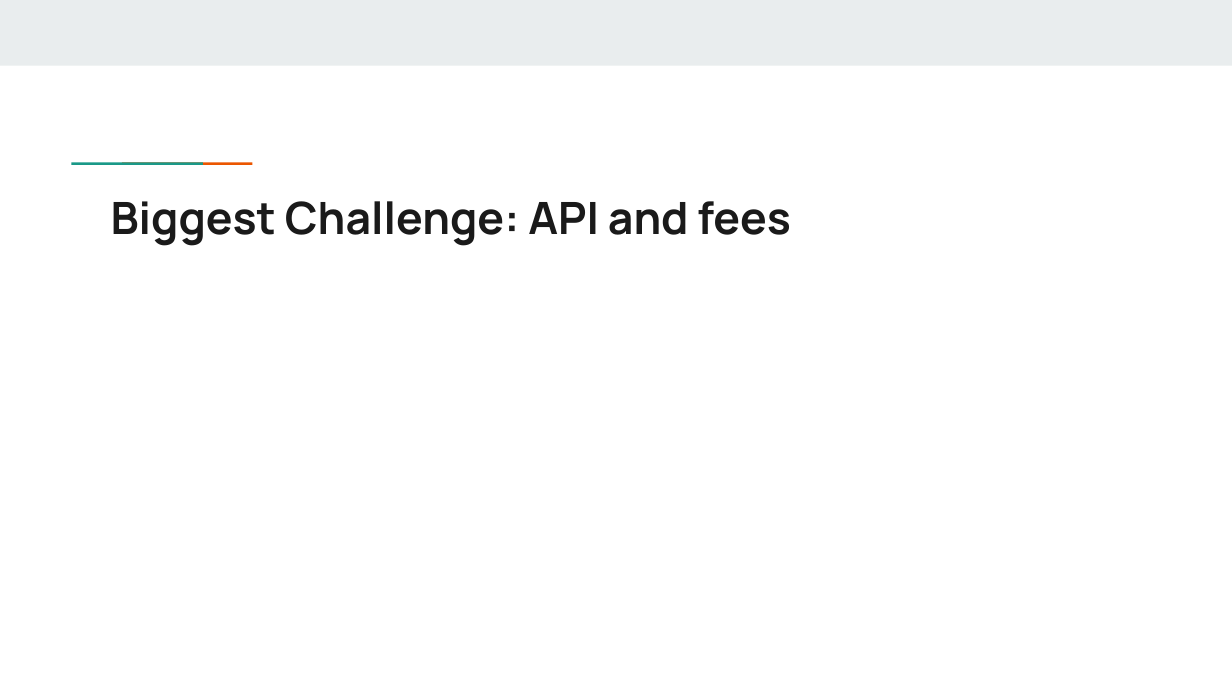
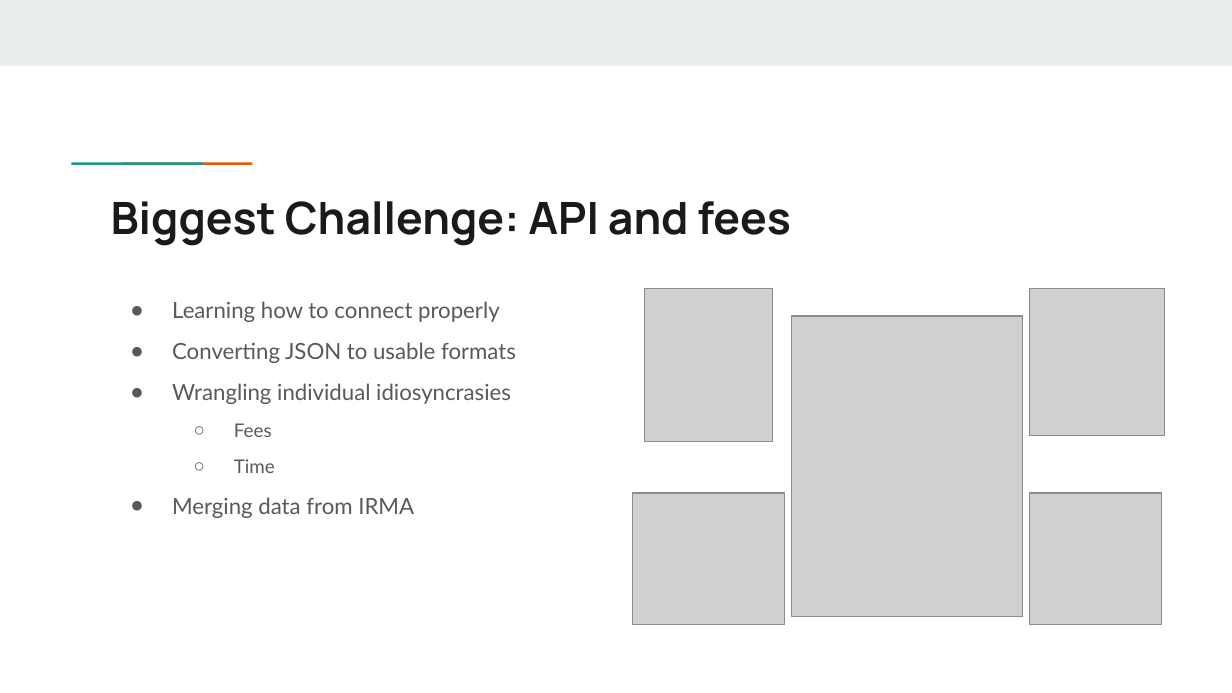
Before and after one commit to JViehman/NationalParks, a slide deck: slide 5 of Presentations/Presentation04.pptx. Drawn at 1232x693 pixels with LibreOffice and Linux fonts; fonts in the diff are those of the drawing; grey boxes stand for pictures. Boxes give left, top, right and bottom in pixels: in the first picture for what was removed or moved away, otherwise in the second. Text is boxed around its words. In the diff, an @@ line names an element or a change of style, - is before the commit and + after.

```diff
--- a/Presentations/Presentation04.pptx
+++ b/Presentations/Presentation04.pptx
@@ group added at (632,288,1165,625): 5 pictures @@
@@ text added at (172,301,516,518), 13 pt, text #595959 @@
+● Learning how to connect properly
+● Converting JSON to usable formats
+● Wrangling individual idiosyncrasies
+  ○ Fees
+  ○ Time
+● Merging data from IRMA
```
Also in this commit, not shown: 1 other slide changed.
